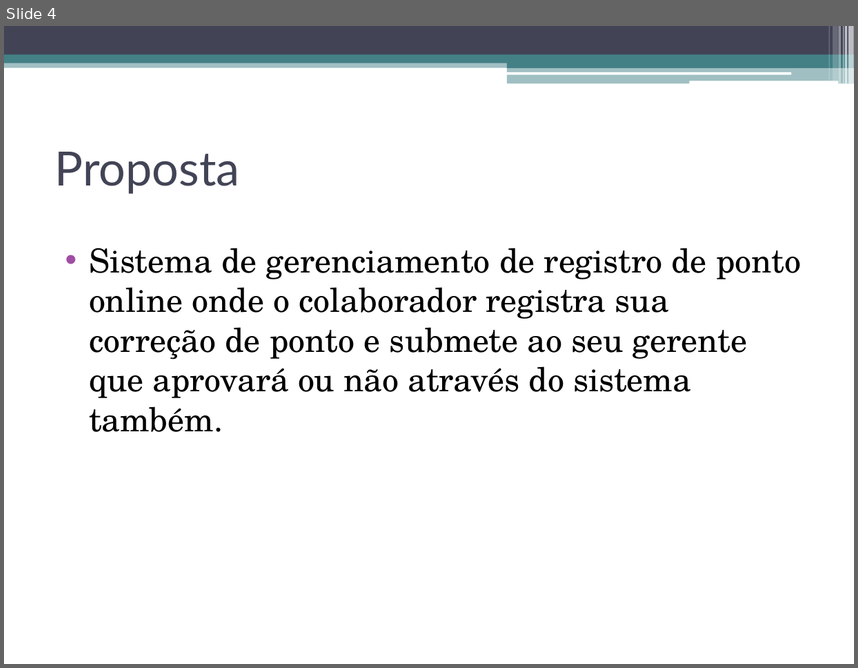
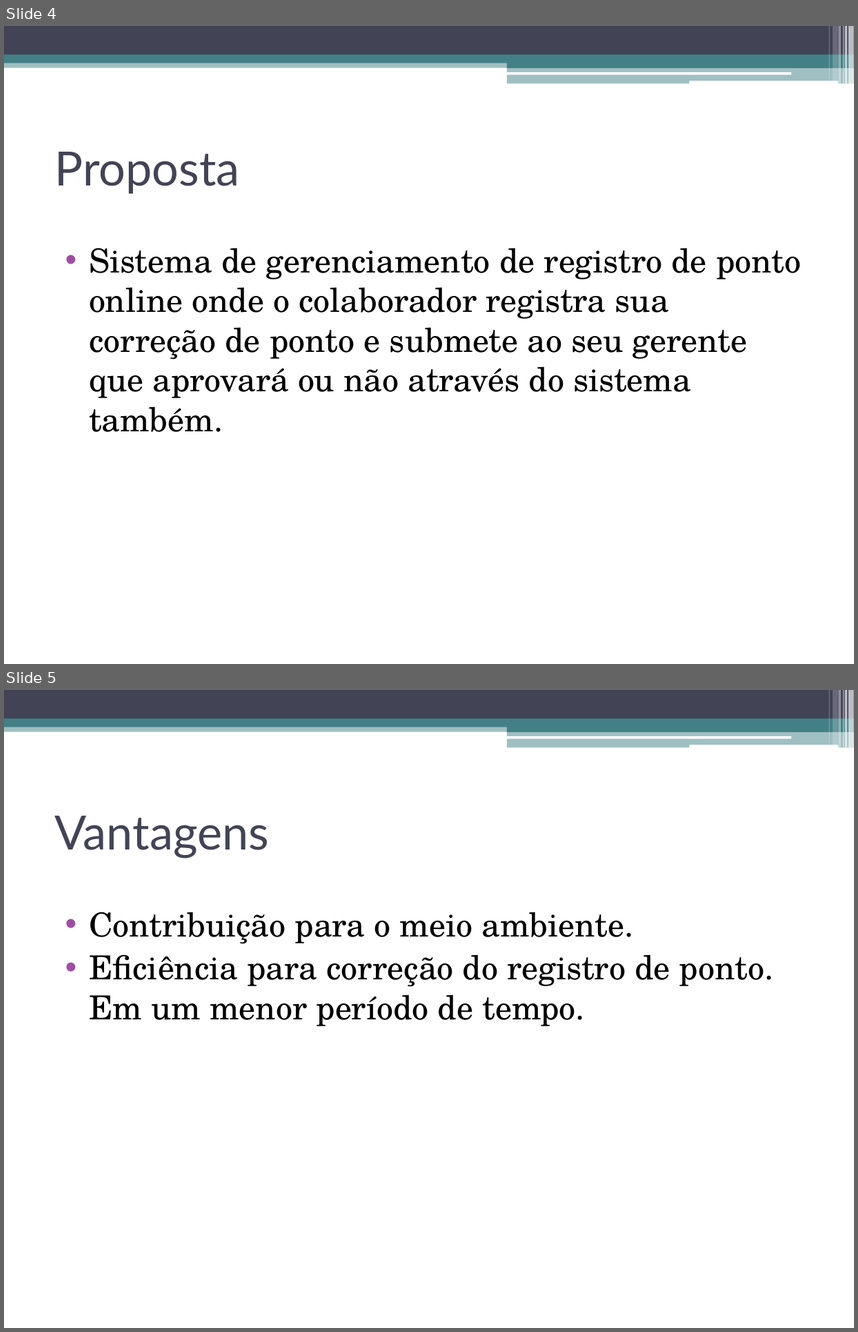
Before and after one commit to thiagofc/RubyOnRails, a slide deck: hours_colaborator/Hours Collaborator.pptx. Shown one above the other, each under a label of ours: slide 4 before the commit, slides 4 and 5 after it. The pictures are 858x668 and 858x1332 pixels, drawn with LibreOffice and Linux fonts; fonts in the diff are those of the drawing. Boxes give left, top, right and bottom in pixels: in the first picture for what was removed or moved away, otherwise in the second. Text is boxed around its words. In the diff, an @@ line names an element or a change of style, - is before the commit and + after.

```diff
--- a/hours_colaborator/Hours Collaborator.pptx
+++ b/hours_colaborator/Hours Collaborator.pptx
@@ slide 5 added at bbox=[4, 690, 854, 1328], background #FFFFFF; not listed: 13 template elements that a slide beside it also shows @@
@@ title added at bbox=[55, 816, 269, 858], 40 pt, text #424456 @@
+Vantagens
@@ text added at bbox=[89, 911, 774, 1026], 28 pt, text #000000 @@
+• Contribuição para o meio ambiente.
+• Eficiência para correção do registro de ponto. Em um menor período de tempo.
```
Also in this commit, not shown: 1 slide changed, 2 other slides added.
